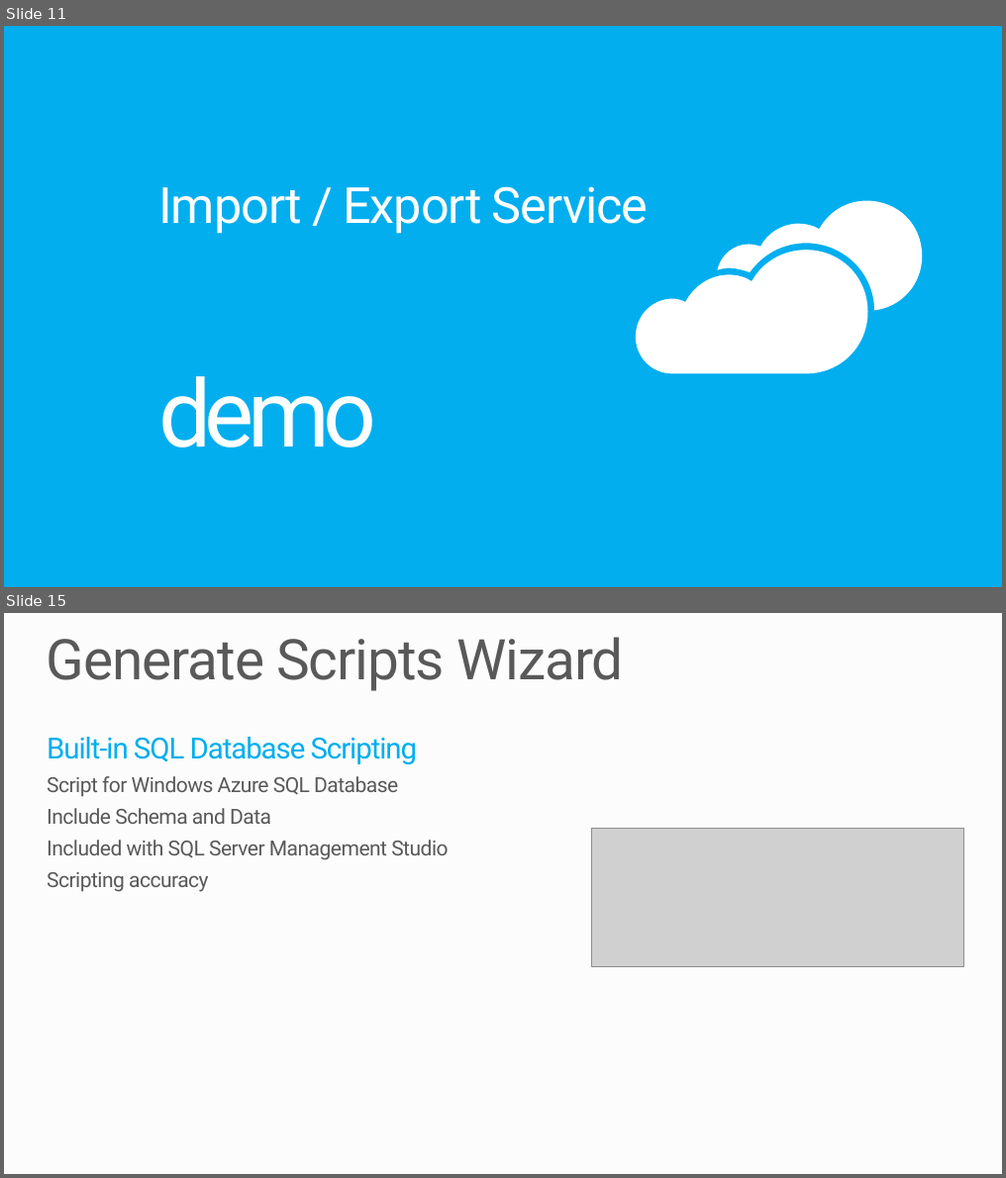
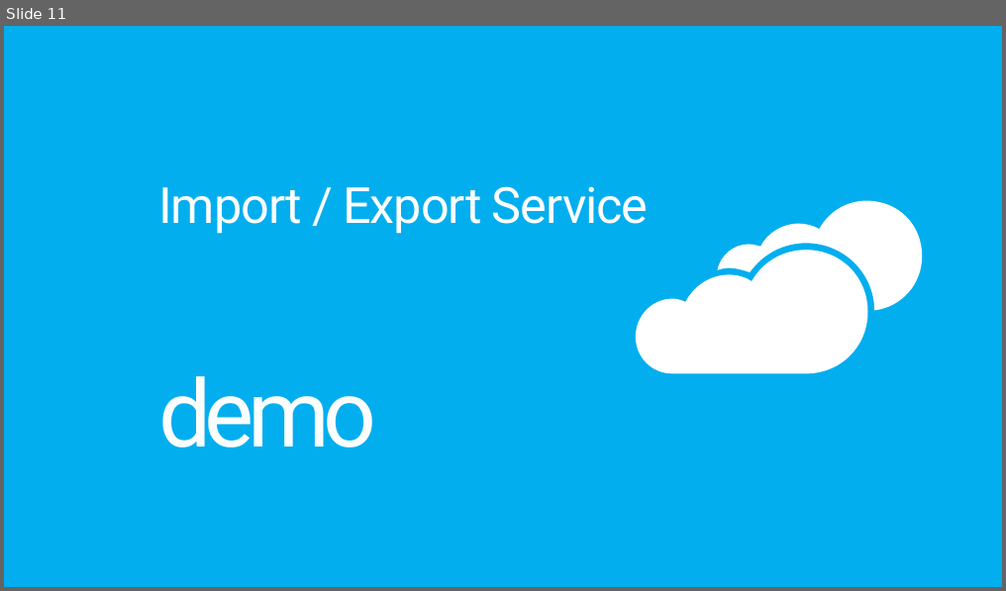
Before and after one commit to tanleittl/PRESENTATION-SQLDatabaseMigration, a slide deck: SQLDatabaseMigration.pptx. Shown one above the other, each under a label of ours: slides 11 and 15 before the commit, slide 11 after it; the slides between them are not shown. The pictures are 1006x1178 and 1006x591 pixels, drawn with LibreOffice and Linux fonts; fonts in the diff are those of the drawing; grey boxes stand for pictures; background and template pictures are left out. Boxes give left, top, right and bottom in pixels: in the first picture for what was removed or moved away, otherwise in the second. Text is boxed around its words. In the diff, an @@ line names an element or a change of style, - is before the commit and + after.

```diff
--- a/SQLDatabaseMigration.pptx
+++ b/SQLDatabaseMigration.pptx
@@ slide 15 removed at box(4, 613, 1002, 1174), background #FCFCFC @@
@@ title removed at box(47, 637, 623, 691) @@
-Generate Scripts Wizard
@@ text removed at box(47, 737, 448, 892) @@
-Built-in SQL Database Scripting
-Script for Windows Azure SQL Database
-Include Schema and Data
-Included with SQL Server Management Studio
-Scripting accuracy
@@ picture removed at box(592, 829, 963, 967) @@
```
Also in this commit, not shown: 7 slides changed, 5 slides added, 5 other slides removed.
